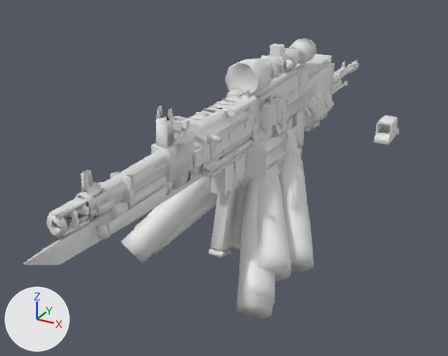
A saved change to the glTF model public/models/weapons.glb.
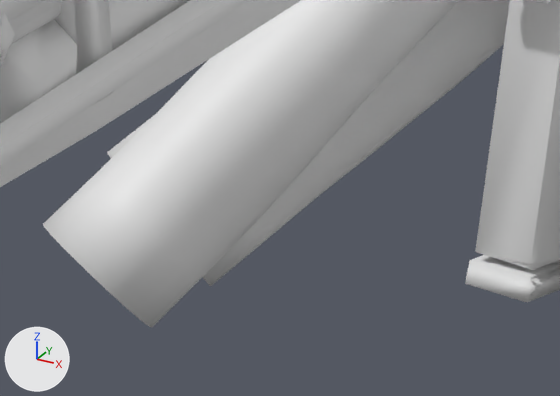
The first picture shows the older version from a camera (50 mm lens) standing at (0.651, -1.478, 0.535) and looking at (-0.063, -0.18, -0.114). The close-ups show the older and then the newer version on the part from 25% to 51% of the width and 55% to 78% of the height of that picture. Only the edits that show in the close-ups are written down. The lights are fixed; the arrows at lower left show +X, +Y and +Z. Where no turn or scale is listed for an object, it has been applied to the vertices.

The first close-up shows 'pistol__left-hand.001', 'prop__blade', 'prop__lmg', 'prop__r4c', 'prop__rifle', 'prop__shotgun', 'prop__sniper', 'sword__left-hand.001' and 1 more.
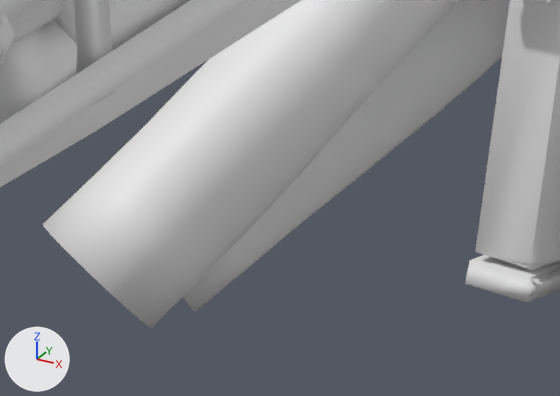
ob_pistol__pivot is not drawn itself; it is the parent of ob_pistol__body, ob_pistol__eject, ob_pistol__left_hand, ob_pistol__magazine, ob_pistol__muzzle, ob_pistol__right_hand, ob_pistol__sight, ob_pistol__slide.
ob_pistol__left_hand is not drawn itself; it is the parent of ob_pistol__left_hand_001.

Location of each change, (x1, y1, x2, y2) in pixels of the close-ups (560 x 396 px):
'pistol__left-hand.001', moved, rescaled
    before: (107, 0, 510, 286)
    after: (182, 0, 510, 312)

Edits to the bpy script that builds the scene:
```text
Change ob_pistol__pivot:
    ob_pistol__pivot.location: (0.0, -0.045, -0.02) -> (0.0, -0.055, -0.025)
Change ob_pistol__left_hand:
    ob_pistol__left_hand.location: (-0.03, -0.039, -0.062) -> (-0.034, -0.039, -0.069)
Change ob_pistol__left_hand_001:
    ob_pistol__left_hand_001.location: (0.0044, -0.121, 0.00798) -> (0.0044, -0.119, 0.00814)
    ob_pistol__left_hand_001.scale: (0.239, 0.239, 0.239) -> (0.241, 0.241, 0.241)
```
